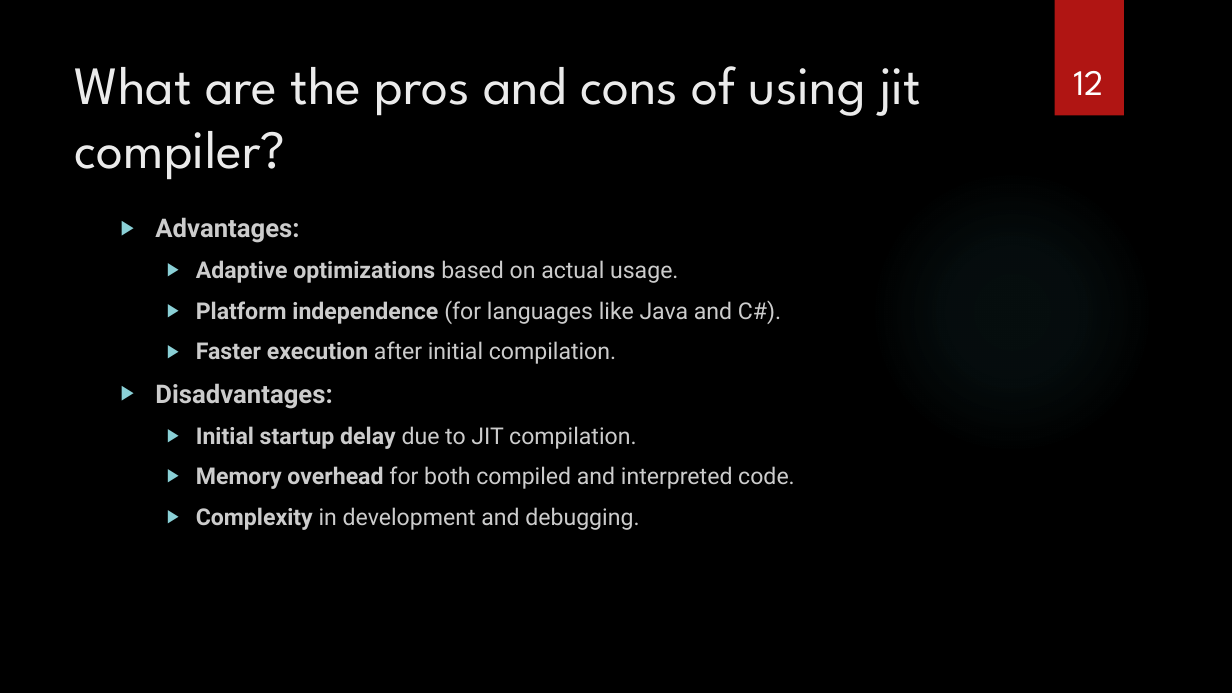
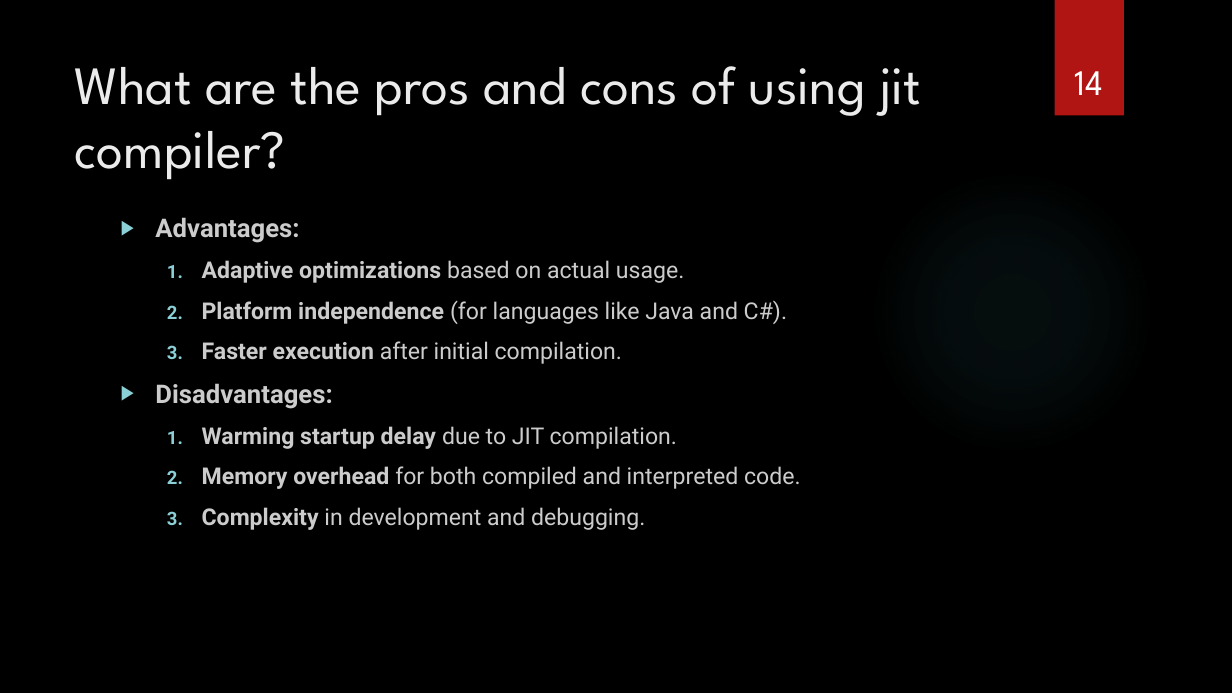
Before and after one commit to sebivenlo/esd-2024-jit-compiler, a slide deck: slide 14 of documents/presentation/presentation jit compiler.pptx (slide 12 before the commit). Drawn at 1232x693 pixels with LibreOffice and Linux fonts; fonts in the diff are those of the drawing; background and template pictures are left out. Boxes give left, top, right and bottom in pixels: in the first picture for what was removed or moved away, otherwise in the second. Text is boxed around its words. In the diff, an @@ line names an element or a change of style, - is before the commit and + after.

```diff
--- a/documents/presentation/presentation jit compiler.pptx
+++ b/documents/presentation/presentation jit compiler.pptx
@@ page number at (x1=1074, y1=71, x2=1102, y2=95): text changed @@
-12
+14
@@ text at (x1=202, y1=260, x2=801, y2=530): bullet ▶ to 1. @@
@@ text at (x1=202, y1=426, x2=677, y2=449): text changed @@
-  ▶ Initial startup delay due to JIT compilation.
+  1. Warming startup delay due to JIT compilation.
```
Also in this commit, not shown: 2 other slides changed, 3 slides added.
